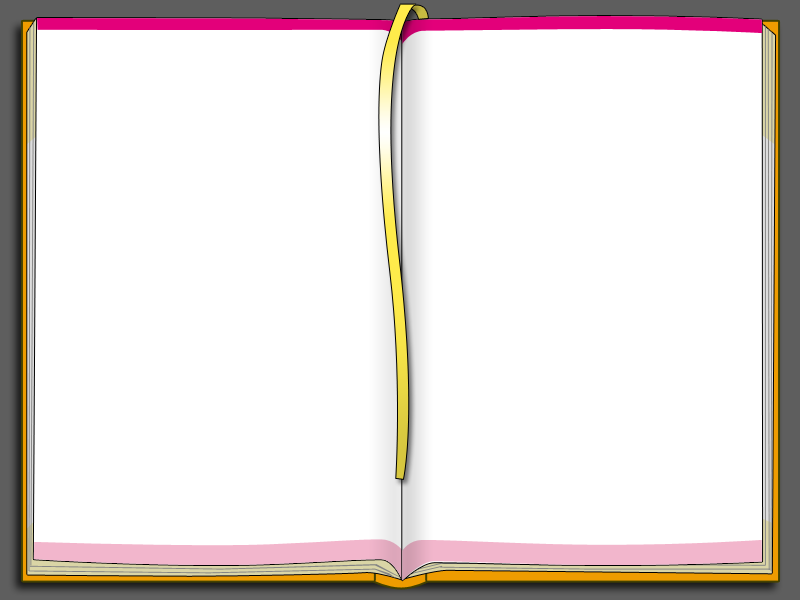
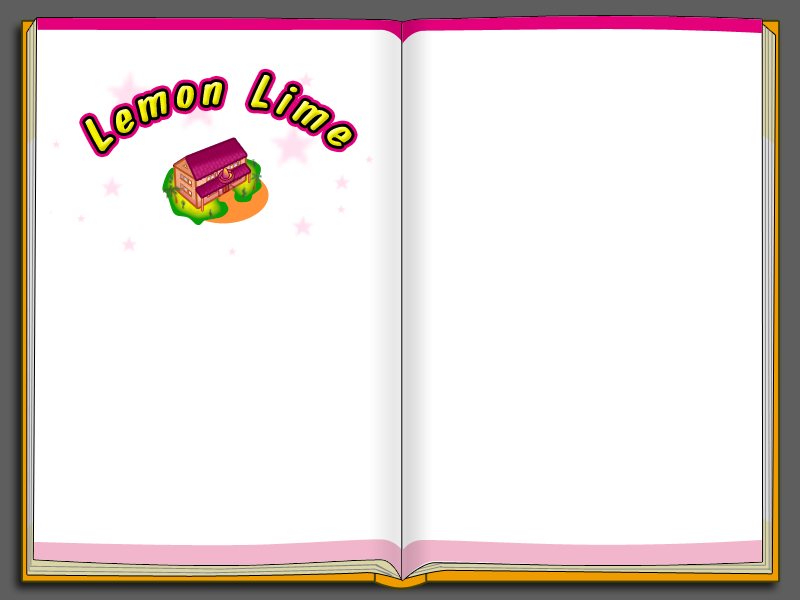
Two versions of the same layered image (w=800, h=600). Layer-by-layer changes:
hid group "закладка" (6 layers) over [200, 3, 429, 487]
showed group "ресторан" (18 layers) over [49, 68, 374, 256]
